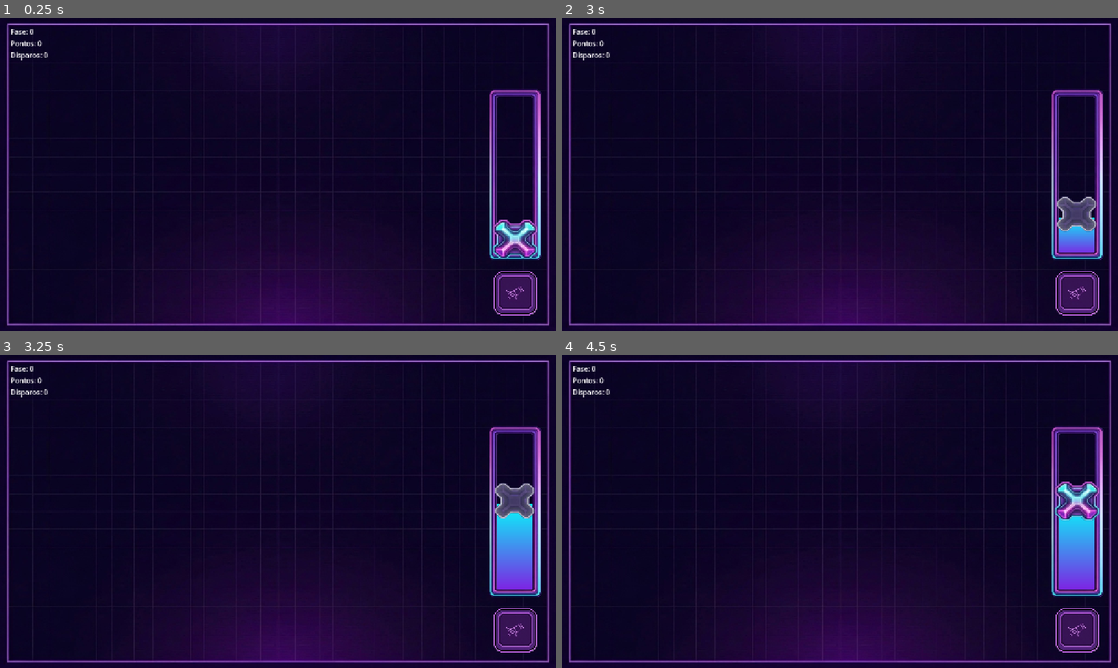
Above: before the commit, frames 1-4 (two rows, left to right).
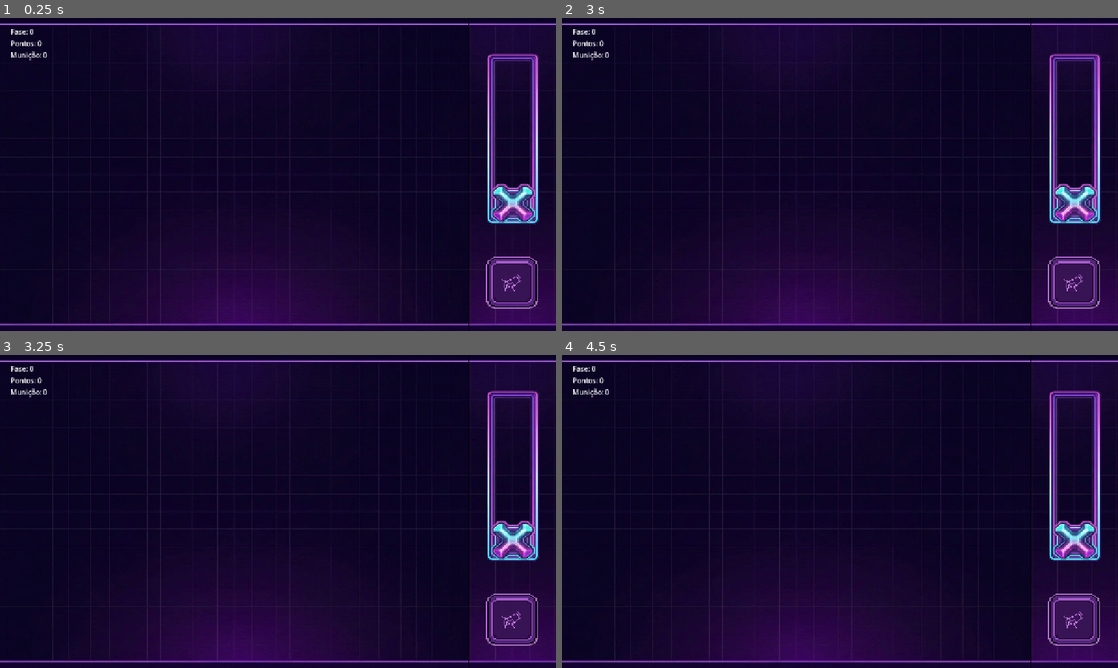
Above: after the commit, the same moments.

Repository: Zidan-09/Arc-Impact
Game: Godot game, scene res://screens/game.tscn
The game is run twice, just before and just after one commit, with the same random seed, the same clock (stepped at 60 frames per second) and the same inputs.
Inputs (mouse positions are in pixels of both pictures, inside the frame that each line leads up to; where the layout moved, square brackets give the same spot in the first picture):
- Up to frame 1 (0.25 s): no input
- Up to frame 2 (3 s): click (1073, 284) [1079, 293] at 0.5 s; click (1073, 284) [1079, 293] at 1.25 s; click (1073, 284) [1079, 293] at 2 s; tap Enter at 2.75 s; drag from (1079, 237) to (895, 105) at 2.77 s
- Up to frame 3 (3.25 s): no input
- Up to frame 4 (4.5 s): drag from (728, 527) to (812, 574) at 3.52 s; tap Space at 4.25 s; move the mouse to (895, 442) at 4.27 s; click (895, 442) at 4.42 s

The runs differ from the first frame. In frame 1, 7.5% of the frame differs, in the area x 0-100%, y 0-100%; in frame 2, 7.4%; in frame 3, 8.2%; in frame 4, 8.2%.

Commit message:
feat(game): improved hud layout

Diff:
--- a/components/hud/hud.tscn
+++ b/components/hud/hud.tscn
@@ -5,45 +5,78 @@
 
 [node name="Hud" type="Control" unique_id=2117122883]
 layout_mode = 3
-anchors_preset = 0
-offset_right = 117.0
-offset_bottom = 83.0
+anchors_preset = 15
+anchor_right = 1.0
+anchor_bottom = 1.0
+grow_horizontal = 2
+grow_vertical = 2
+mouse_filter = 2
 
-[node name="TopLeft" type="MarginContainer" parent="." unique_id=1480317829]
+[node name="Info" type="MarginContainer" parent="." unique_id=1480317829]
 layout_mode = 1
-offset_right = 40.0
-offset_bottom = 40.0
+offset_right = 320.0
+offset_bottom = 130.0
+mouse_filter = 2
 theme_override_constants/margin_left = 24
 theme_override_constants/margin_top = 20
 
-[node name="Column" type="VBoxContainer" parent="TopLeft" unique_id=531532555]
+[node name="Column" type="VBoxContainer" parent="Info" unique_id=531532555]
 layout_mode = 2
+mouse_filter = 2
 
-[node name="Phase" type="Label" parent="TopLeft/Column" unique_id=827370571]
+[node name="Level" type="Label" parent="Info/Column" unique_id=827370571]
 layout_mode = 2
 text = "Fase: 0"
 
-[node name="Points" type="Label" parent="TopLeft/Column" unique_id=417934894]
+[node name="Score" type="Label" parent="Info/Column" unique_id=417934894]
 layout_mode = 2
 text = "Pontos: 0"
 
-[node name="Shoots" type="Label" parent="TopLeft/Column" unique_id=916773507]
+[node name="Ammo" type="Label" parent="Info/Column" unique_id=916773507]
 layout_mode = 2
-text = "Disparos: 0"
+text = "Munição: 0"
 
-[node name="PowerSlider" parent="." unique_id=199311976 instance=ExtResource("1_kjhcr")]
+[node name="Controls" type="Control" parent="." unique_id=199311977]
 layout_mode = 1
-offset_left = 1185.0
-offset_top = 183.0
-offset_right = 1185.0
-offset_bottom = 183.0
-scale = Vector2(0.6799951, 0.5999999)
+anchors_preset = 11
+anchor_left = 1.0
+anchor_right = 1.0
+anchor_bottom = 1.0
+offset_left = -200.0
+grow_horizontal = 0
+grow_vertical = 2
+mouse_filter = 2
 
-[node name="FireButton" parent="." unique_id=844494482 instance=ExtResource("2_w10xe")]
-layout_mode = 0
-offset_left = 1136.0
-offset_top = 583.0
-offset_right = 1236.0
-offset_bottom = 683.0
+[node name="PowerSlider" parent="Controls" unique_id=199311976 instance=ExtResource("1_kjhcr")]
+layout_mode = 1
+anchors_preset = 8
+anchor_left = 0.5
+anchor_top = 0.5
+anchor_right = 0.5
+anchor_bottom = 0.5
+offset_left = -1.0
+offset_top = -373.0
+offset_right = 39.0
+offset_bottom = 52.0
+grow_horizontal = 2
+grow_vertical = 2
+scale = Vector2(0.68, 0.6)
+pivot_offset = Vector2(2.28, 282)
+mouse_filter = 0
+
+[node name="FireButton" parent="Controls" unique_id=844494482 instance=ExtResource("2_w10xe")]
+layout_mode = 1
+anchors_preset = 7
+anchor_left = 0.5
+anchor_top = 1.0
+anchor_right = 0.5
+anchor_bottom = 1.0
+offset_left = -61.0
+offset_top = -171.0
+offset_right = 39.0
+offset_bottom = -71.0
+grow_horizontal = 2
+grow_vertical = 0
+scale = Vector2(1.2, 1.2)
 ignore_texture_size = true
 stretch_mode = 6
--- a/screens/game.tscn
+++ b/screens/game.tscn
@@ -11,18 +11,65 @@
 grow_horizontal = 2
 grow_vertical = 2
 
-[node name="Background" type="TextureRect" parent="." unique_id=1020514177]
+[node name="WorldArea" type="Control" parent="." unique_id=1675874694]
+layout_mode = 1
+anchors_preset = 15
+anchor_right = 1.0
+anchor_bottom = 1.0
+offset_right = -200.0
+grow_horizontal = 2
+grow_vertical = 2
+mouse_filter = 2
+
+[node name="WorldBackground" type="TextureRect" parent="WorldArea" unique_id=1689954854]
 layout_mode = 1
 anchors_preset = 15
 anchor_right = 1.0
 anchor_bottom = 1.0
 grow_horizontal = 2
 grow_vertical = 2
+mouse_filter = 2
 texture = ExtResource("1_3ciuf")
 expand_mode = 2
 stretch_mode = 6
 
-[node name="World" type="Node2D" parent="." unique_id=985892701]
+[node name="World" type="Node2D" parent="WorldArea" unique_id=985892701]
+
+[node name="ControlsArea" type="Control" parent="." unique_id=393842946]
+layout_mode = 1
+anchors_preset = 11
+anchor_left = 1.0
+anchor_right = 1.0
+anchor_bottom = 1.0
+offset_left = -200.0
+grow_horizontal = 0
+grow_vertical = 2
+mouse_filter = 2
+
+[node name="ControlsBackground" type="TextureRect" parent="ControlsArea" unique_id=1704186851]
+layout_mode = 1
+anchors_preset = 15
+anchor_right = 1.0
+anchor_bottom = 1.0
+grow_horizontal = 2
+grow_vertical = 2
+mouse_filter = 2
+texture = ExtResource("1_3ciuf")
+expand_mode = 1
+stretch_mode = 6
+
+[node name="Divider" type="ColorRect" parent="." unique_id=477874718]
+layout_mode = 1
+anchors_preset = 11
+anchor_left = 1.0
+anchor_right = 1.0
+anchor_bottom = 1.0
+offset_left = -202.0
+offset_right = -200.0
+grow_horizontal = 0
+grow_vertical = 2
+mouse_filter = 2
+color = Color(0, 0, 0, 1)
 
 [node name="Hud" parent="." unique_id=2117122883 instance=ExtResource("1_6ydpi")]
-layout_mode = 0
+layout_mode = 1
Binary file added: docs/Game.png
Not shown, added: docs/Game.png.import
